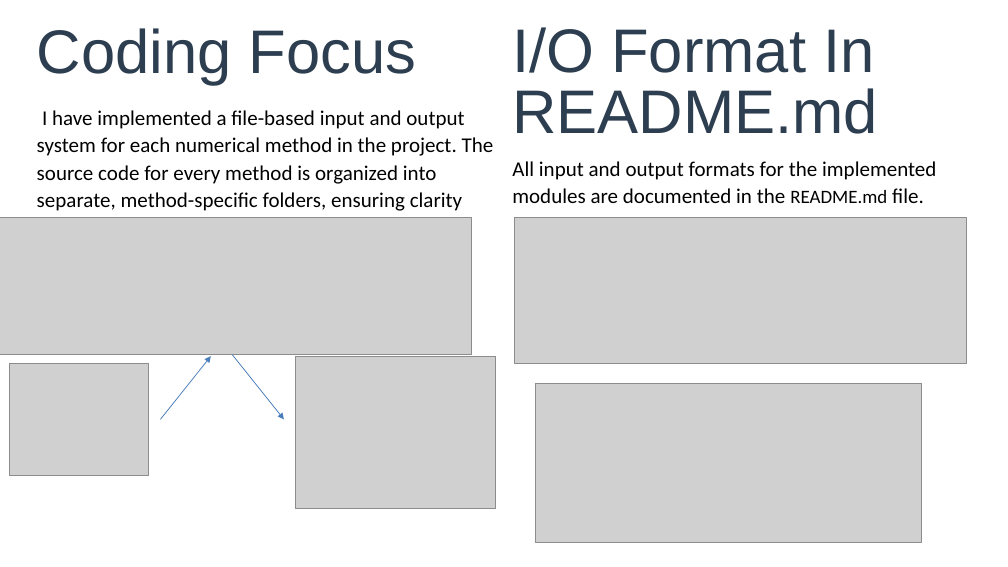
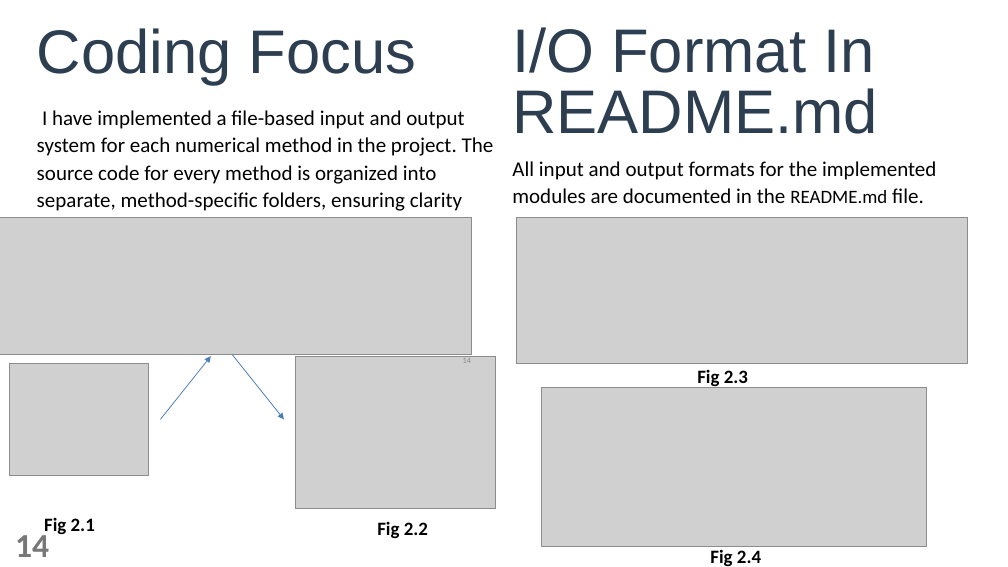
Before and after one commit to Sakib-008/Numerical-Lab-Project, a slide deck: slide 14 of Numerical Presentation (Final).pptx. Drawn at 1008x567 pixels with LibreOffice and Linux fonts; fonts in the diff are those of the drawing; grey boxes stand for pictures. Boxes give left, top, right and bottom in pixels: in the first picture for what was removed or moved away, otherwise in the second. Text is boxed around its words. In the diff, an @@ line names an element or a change of style, - is before the commit and + after.

```diff
--- a/Numerical Presentation (Final).pptx
+++ b/Numerical Presentation (Final).pptx
@@ page number added at bbox=[463, 358, 471, 363], 8 pt, text #8C8C8C @@
+14
@@ picture: place and size @@
-picture at bbox=[535, 383, 921, 542]
+picture at bbox=[541, 388, 927, 547]
@@ text added at bbox=[697, 370, 748, 389], 18 pt, text #000000, bold @@
+Fig 2.3
@@ page number added at bbox=[15, 530, 49, 557], 32 pt, text #797979, bold @@
+14
@@ text added at bbox=[44, 518, 95, 536], 18 pt, text #000000, bold @@
+Fig 2.1
@@ text added at bbox=[377, 522, 428, 539], 18 pt, text #000000, bold @@
+Fig 2.2
@@ text added at bbox=[710, 549, 761, 567], 18 pt, text #000000, bold @@
+Fig 2.4
```
Also in this commit, not shown: 20 other slides changed, 5 slides added, 4 slides removed.
